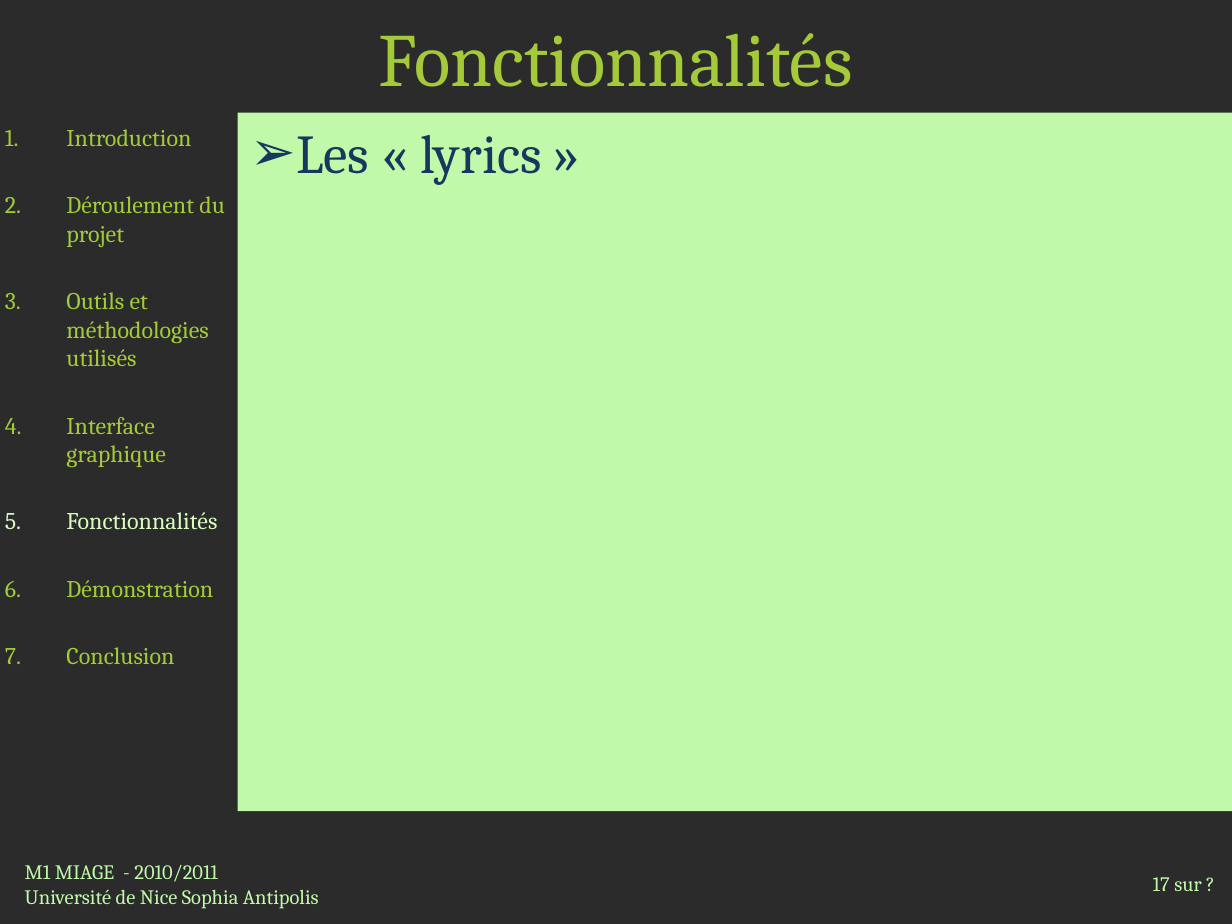
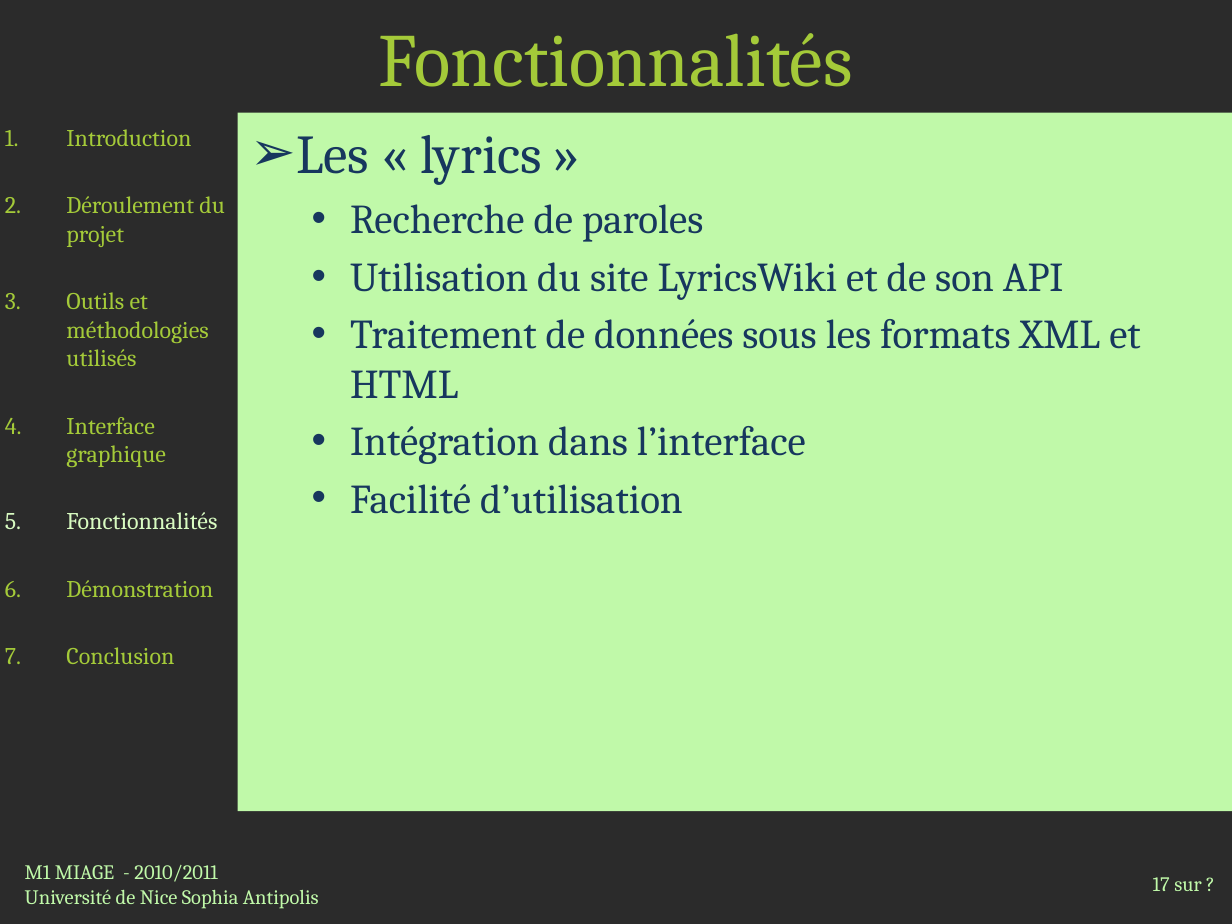
Before and after one commit to jlespagnard/android-advanced-player, a slide deck: slide 17 of AAP/docs/Presentation.pptx. Drawn at 1232x924 pixels with LibreOffice and Linux fonts; fonts in the diff are those of the drawing; background and template pictures are left out; a plain dark background stands for a picture behind light text. Boxes give left, top, right and bottom in pixels: in the first picture for what was removed or moved away, otherwise in the second. Text is boxed around its words. In the diff, an @@ line names an element or a change of style, - is before the commit and + after.

```diff
--- a/AAP/docs/Presentation.pptx
+++ b/AAP/docs/Presentation.pptx
@@ text at [350,204,1140,514]: paragraphs added @@
+  • Recherche de paroles
+  • Utilisation du site LyricsWiki et de son API
+  • Traitement de données sous les formats XML et HTML
+  • Intégration dans l’interface
+  • Facilité d’utilisation
```
Also in this commit, not shown: 1 other slide changed.
